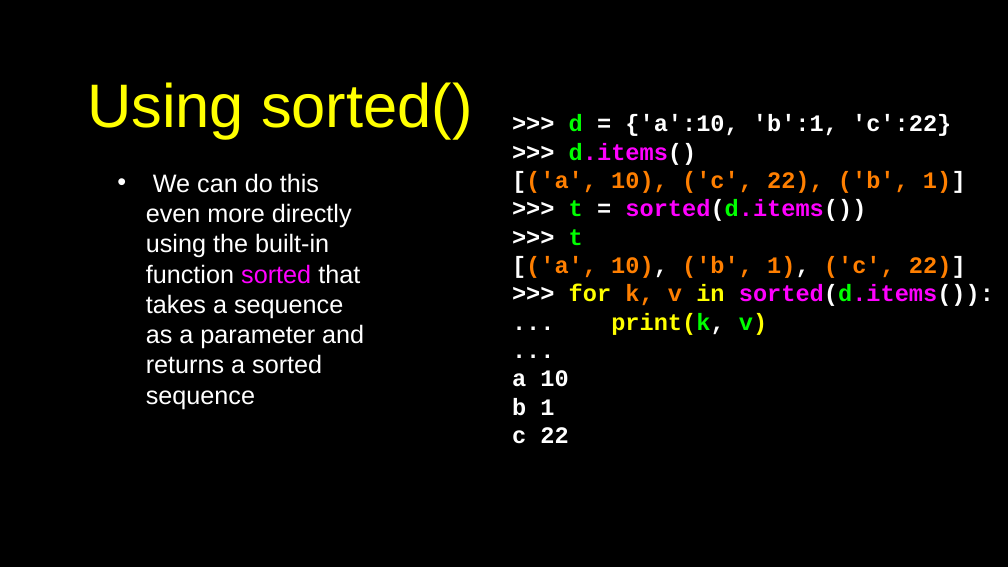
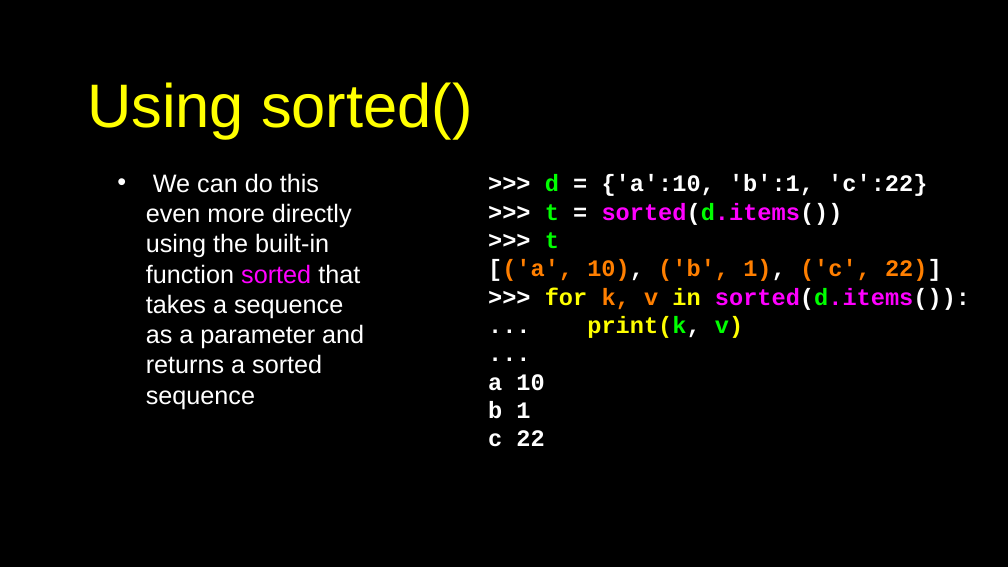
Before and after one commit to csev/py4e, a slide deck: slide 11 of lectures3/Pythonlearn-10-Tuples.pptx. Drawn at 1008x567 pixels with LibreOffice and Linux fonts; fonts in the diff are those of the drawing. Boxes give left, top, right and bottom in pixels: in the first picture for what was removed or moved away, otherwise in the second. Text is boxed around its words. In the diff, an @@ line names an element or a change of style, - is before the commit and + after.

Commit message:
Fix sorted()

```diff
--- a/lectures3/Pythonlearn-10-Tuples.pptx
+++ b/lectures3/Pythonlearn-10-Tuples.pptx
@@ text ">>> d = {'a':10, 'b':1, ...": place and size @@
-text ">>> d = {'a':10, 'b':1, ..." at (512, 114, 994, 444)
+text ">>> d = {'a':10, 'b':1, ..." at (488, 174, 970, 447)
@@ text at (512, 143, 966, 193): paragraphs removed @@
->>> d.items()
-[('a', 10), ('c', 22), ('b', 1)]
```
Also in this commit, not shown: 4 other slides changed.
